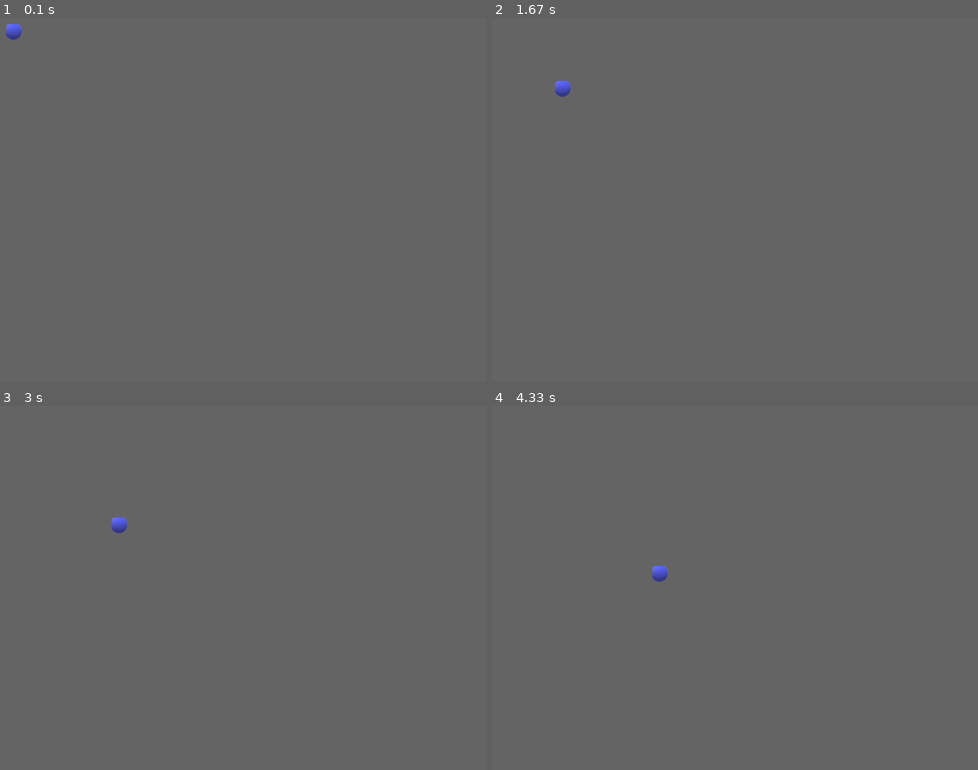
Above: before the commit, frames 1-4 (two rows, left to right).
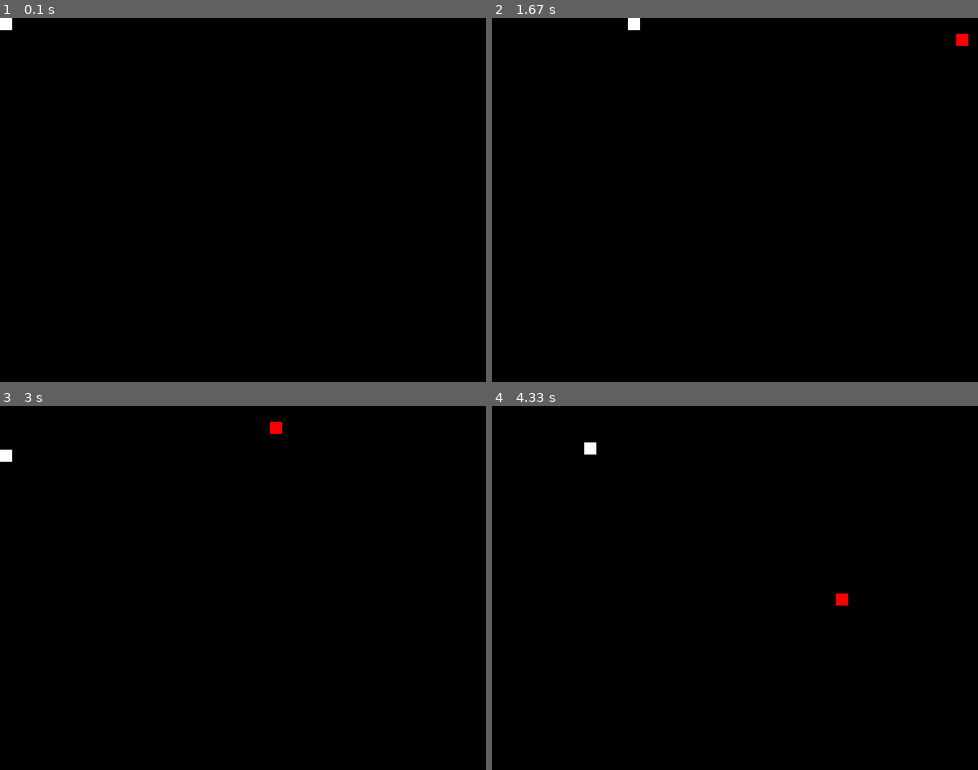
Above: after the commit, the same moments.

Repository: sergk1972/PyGame_1
Game: pygame game, started from main.py
The game is run twice, just before and just after one commit, with the same random seed, the same clock (stepped at 60 frames per second) and the same inputs.
Inputs:
- Up to frame 1 (0.1 s): no input
- Up to frame 2 (1.67 s): hold Right 0.33-0.8 s; hold Right 1.17-1.63 s
- Up to frame 3 (3 s): hold Left 1.67-2.2 s; hold Down 2.23-2.53 s; hold Left 2.57-2.97 s
- Up to frame 4 (4.33 s): hold Up 3-3.37 s; hold Right 3.4-4.03 s; hold Down from 4.07 s (still down)

The runs differ from the first frame. In frame 1, 100% of the frame differs, in the area x 0-100%, y 0-100%; in frame 2, 100%; in frame 3, 100%; in frame 4, 100%.

Commit message:
without balls

Diff:
--- a/main.py
+++ b/main.py
@@ -1,34 +1,59 @@
 import pygame
-from pygame.constants import QUIT
+from pygame.constants import QUIT, K_DOWN, K_UP, K_RIGHT, K_LEFT
 from random import randint
 
 pygame.init()
+FPS = pygame.time.Clock()
 screen = wigth, heigth = 801, 600
+BLACK = 0, 0, 0
+WHITE = 255, 255, 255
+RED = 255, 0, 0
 main_surface = pygame.display.set_mode(screen)
 pygame.display.set_caption("SUPER BALL")
-# ball = pygame.Surface((20, 20))
-ball_color = ['images/ball_white.png', 'images/ball_black.png', 'images/ball_yellow.png',
-              'images/ball_red.png', 'images/ball_green.png', 'images/ball.png']
-ball = pygame.image.load('images/ball.png')
-# ball_color = [(0, 0, 0), (255, 255, 255), (0, 0, 255),
-#              (0, 255, 0), (255, 25, 25), (255, 255, 51)]
-# ball.fill((255, 255, 255))
+ball = pygame.Surface((20, 20))
+ball.fill(WHITE)
 ball_rect = ball.get_rect()
-ball_speed = [1, 1]
+ball_speed = 4
+
+
+def create_enemy():
+    enemy = pygame.Surface((20, 20))
+    enemy.fill(RED)
+    enemy_rect = pygame.Rect(wigth, randint(0, heigth), *enemy.get_size())
+    enemy_speed = randint(2, 5)
+    return [enemy, enemy_rect, enemy_speed]
+
+
+CREATE_ENEMY = pygame.USEREVENT + 1
+pygame.time.set_timer(CREATE_ENEMY, 1500)
+enemies = []
+
 is_working = True
 while is_working:
+    FPS.tick(60)
     for event in pygame.event.get():
         if event.type == QUIT:
             is_working = False
-    ball_rect = ball_rect.move(ball_speed)
-    if ball_rect.bottom >= heigth or ball_rect.top <= 0:  # отскок от края поля
-        ball_speed[1] = - ball_speed[1]
-        ball = pygame.image.load(ball_color[randint(0, 5)])
-        # ball.fill(ball_color[randint(0, 5)])  # изменение цвета объекта
-    elif ball_rect.right >= wigth or ball_rect.left <= 0:
-        ball_speed[0] = - ball_speed[0]
-        ball = pygame.image.load(ball_color[randint(0, 5)])
-        # ball.fill(ball_color[randint(0, 5)])
-    main_surface.fill((100, 100, 100))
+        if event.type == CREATE_ENEMY:
+            enemies.append(create_enemy())
+    pressed_keys = pygame.key.get_pressed()
+
+    main_surface.fill(BLACK)
     main_surface.blit(ball, ball_rect)
+    for enemy in enemies:
+        main_surface.blit(enemy[0], enemy[1])
+        enemy[1] = enemy[1].move(-enemy[2], 0)
+        if enemy[1].left < 0:
+            enemies.pop(enemies.index(enemy))
+        if ball_rect.colliderect(enemy[1]):
+            enemies.pop(enemies.index(enemy))
+    if pressed_keys[K_DOWN] and not ball_rect.bottom >= heigth:
+        ball_rect = ball_rect.move(0, ball_speed)
+    if pressed_keys[K_UP] and not ball_rect.top <= 0:
+        ball_rect = ball_rect.move(0, -ball_speed)
+    if pressed_keys[K_RIGHT] and not ball_rect.right >= wigth:
+        ball_rect = ball_rect.move(ball_speed, 0)
+    if pressed_keys[K_LEFT] and not ball_rect.left <= 0:
+        ball_rect = ball_rect.move(-ball_speed, 0)
+
     pygame.display.flip()
Not shown, added: main.bak
